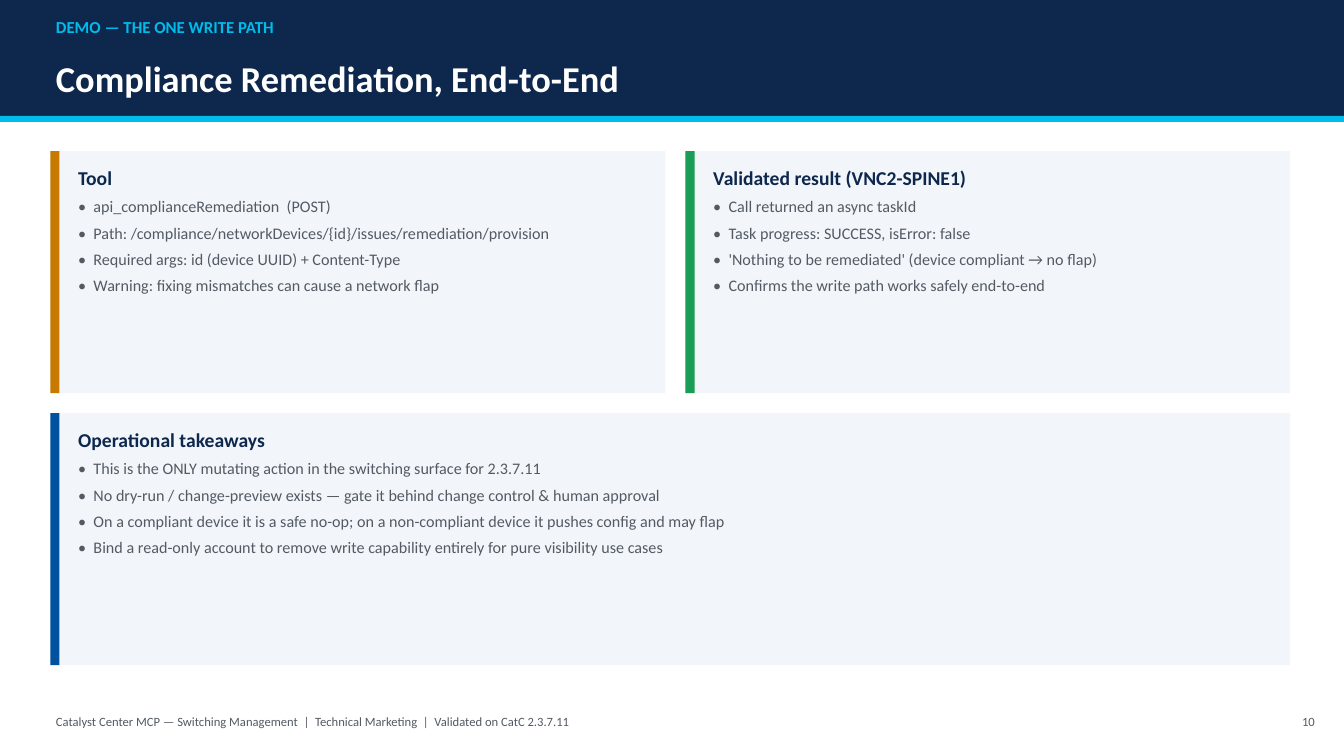
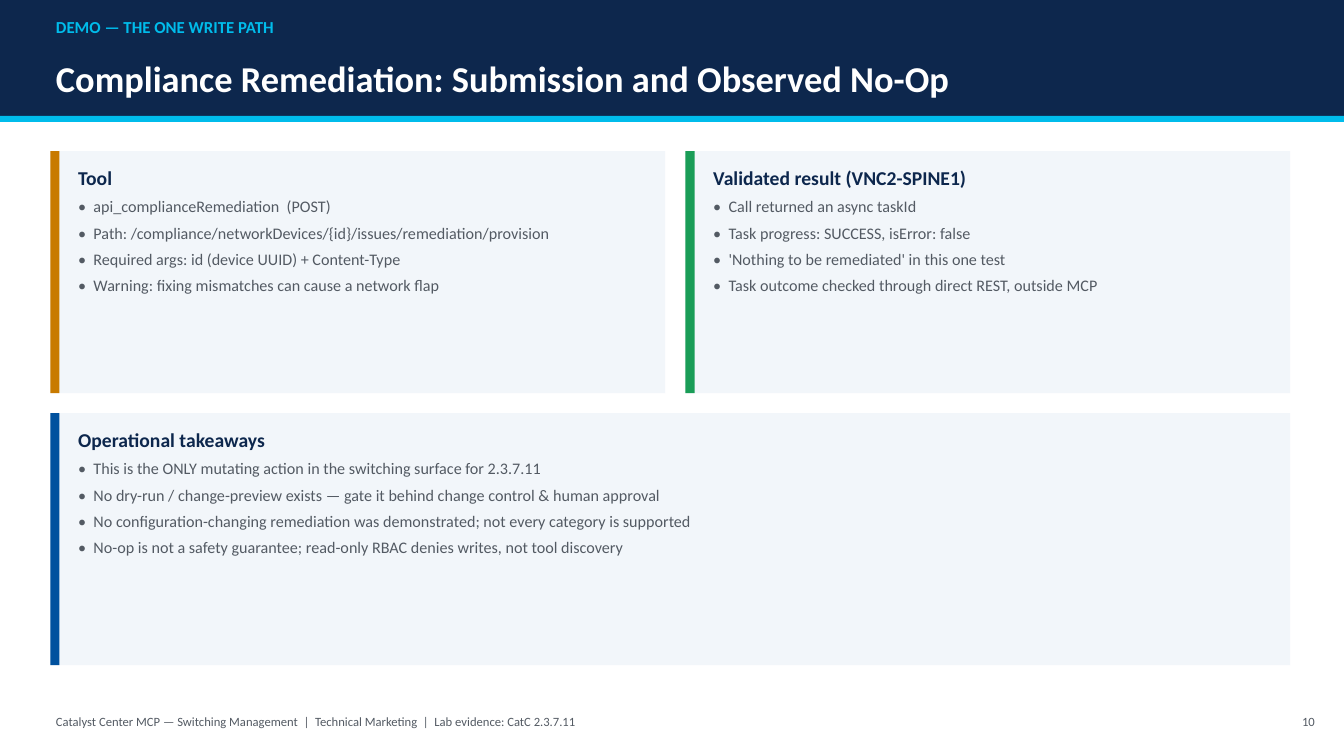
Before and after one commit to jeremycohoe/catc-mcp-oss, a slide deck: slide 10 of examples/switching-validation/Catalyst-Center-MCP-Switching.pptx. Drawn at 1344x756 pixels with LibreOffice and Linux fonts; fonts in the diff are those of the drawing. Boxes give left, top, right and bottom in pixels: in the first picture for what was removed or moved away, otherwise in the second. Text is boxed around its words. In the diff, an @@ line names an element or a change of style, - is before the commit and + after.

```diff
--- a/examples/switching-validation/Catalyst-Center-MCP-Switching.pptx
+++ b/examples/switching-validation/Catalyst-Center-MCP-Switching.pptx
@@ text at (56,66,949,98): text changed @@
-Compliance Remediation, End-to-End
+Compliance Remediation: Submission and Observed No-Op
@@ text at (729,254,1098,294): text changed @@
-• 'Nothing to be remediated' (device compliant → no flap)
-• Confirms the write path works safely end-to-end
+• 'Nothing to be remediated' in this one test
+• Task outcome checked through direct REST, outside MCP
@@ text at (93,516,690,556): text changed @@
-• On a compliant device it is a safe no-op; on a non-compliant device it pushes config and may flap
-• Bind a read-only account to remove write capability entirely for pure visibility use cases
+• No configuration-changing remediation was demonstrated; not every category is supported
+• No-op is not a safety guarantee; read-only RBAC denies writes, not tool discovery
@@ text at (56,717,575,728): text changed @@
-Catalyst Center MCP — Switching Management | Technical Marketing | Validated on CatC 2.3.7.11
+Catalyst Center MCP — Switching Management | Technical Marketing | Lab evidence: CatC 2.3.7.11
```
Also in this commit, not shown: 13 other slides changed, 1 slide added, 8 other files.
